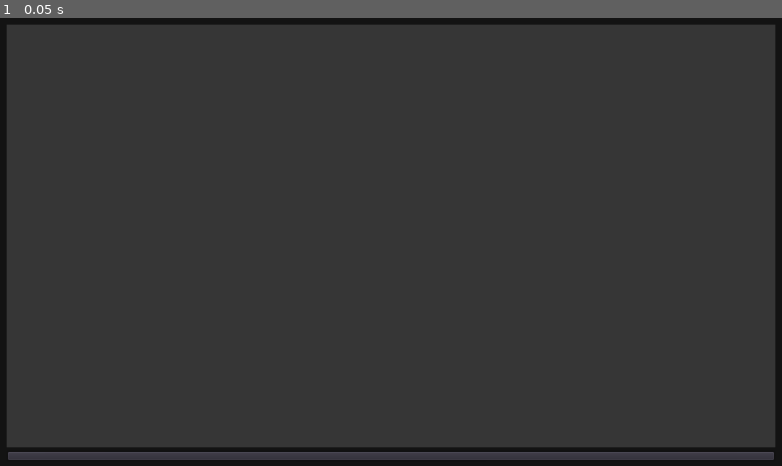
Above: before the commit, frame 1.
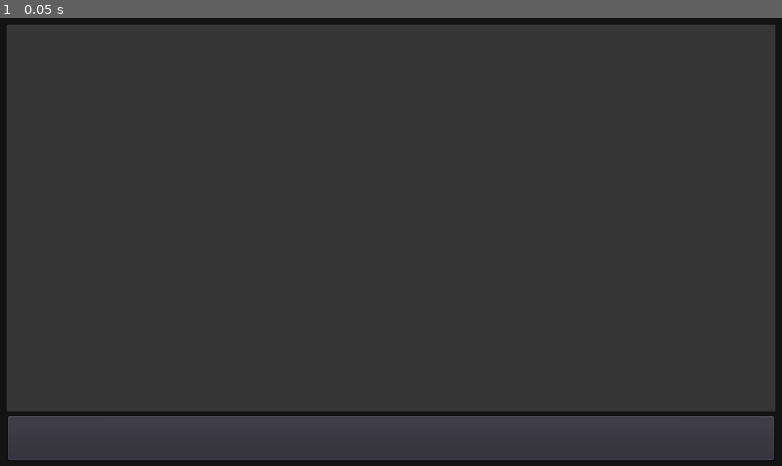
Above: after the commit, the same moment.

Repository: philipuriarte/Godot-Retro-Text-Adventure-Tutorial
Game: Godot game, scene res://game.tscn
Same seed, same stepped clock (60 frames per second), same inputs: the game is played once before the commit and once after it. The project has no main scene, so this scene is started directly.
Inputs:
- Up to frame 1 (0.05 s): no input

The runs differ from the first frame. In frame 1, 2.2% of the frame differs, in the area x 0-100%, y 87-97%.

Commit message:
Set InputArea Min Size y to 60

Diff:
--- a/game.tscn
+++ b/game.tscn
@@ -31,11 +31,12 @@
 
 [node name="GameInfo" type="PanelContainer" parent="Background/MarginContainer/Rows"]
 margin_right = 984.0
-margin_bottom = 542.0
+margin_bottom = 496.0
 size_flags_vertical = 3
 custom_styles/panel = SubResource( 2 )
 
 [node name="InputArea" type="PanelContainer" parent="Background/MarginContainer/Rows"]
-margin_top = 546.0
+margin_top = 500.0
 margin_right = 984.0
 margin_bottom = 560.0
+rect_min_size = Vector2( 0, 60 )
